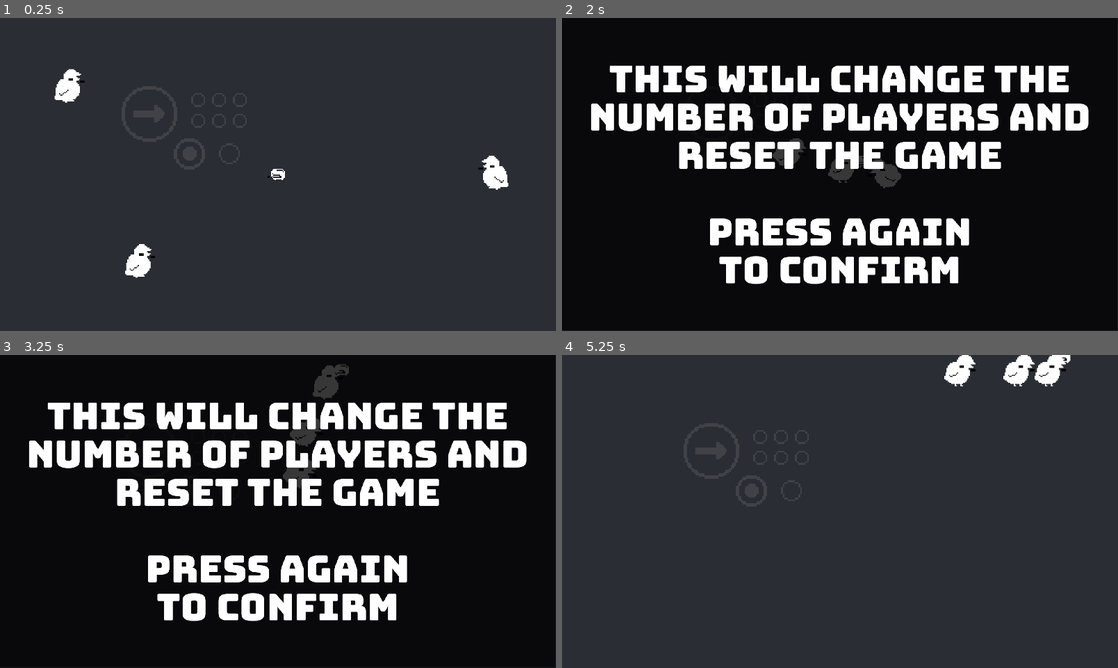
Above: before the commit, frames 1-4 (two rows, left to right).
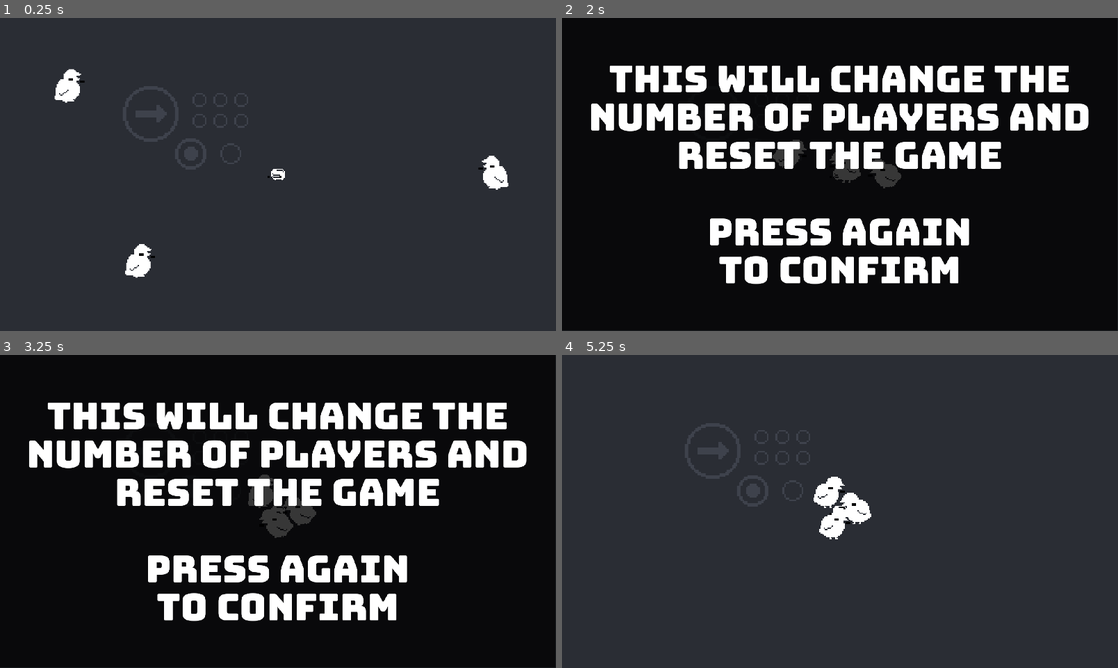
Above: after the commit, the same moments.

Repository: tm-nielsen/arcade-jam-2024
Game: Godot game, scene res://scenes/root.tscn
The game is run twice, just before and just after one commit, with the same random seed, the same clock (stepped at 60 frames per second) and the same inputs.
Inputs (mouse positions are in pixels of both pictures, inside the frame that each line leads up to):
- Up to frame 1 (0.25 s): no input
- Up to frame 2 (2 s): move the mouse to (962, 158) at 0.52 s; tap 1 (select_1_player) at 0.6 s; move the mouse to (728, 190) at 1.27 s; tap 2 (select_2_players) at 1.35 s
- Up to frame 3 (3.25 s): move the mouse to (333, 442) at 2.02 s; tap 1 (select_1_player) at 2.1 s; move the mouse to (250, 574) at 2.77 s; tap 2 (select_2_players) at 2.85 s
- Up to frame 4 (5.25 s): move the mouse to (1006, 558) at 3.52 s; tap 1 (select_1_player) at 3.6, 5.1 s; move the mouse to (673, 464) at 4.27 s; tap 2 (select_2_players) at 4.35 s; move the mouse to (867, 511) at 5.02 s

The runs differ from the first frame. In frame 2, 0.2% of the frame differs, in the area x 37-55%, y 38-53%; in frame 3, 1.6%; in frame 4, 2.1%, in the area x 45-92%, y 0-59%.

Commit message:
Added enemy corpse

Diff:
--- a/scenes/game.tscn
+++ b/scenes/game.tscn
@@ -45,8 +45,8 @@
 shape = SubResource("WorldBoundaryShape2D_rjfb1")
 
 [node name="GroundInstructions" type="Sprite2D" parent="."]
-self_modulate = Color(1, 1, 1, 0.392157)
-position = Vector2(-81, -40)
+self_modulate = Color(0.243, 0.2601, 0.3, 1)
+position = Vector2(-80, -40)
 scale = Vector2(1.5, 1.5)
 texture = ExtResource("1_yb8dm")
 
--- a/scenes/prefabs/enemy.tscn
+++ b/scenes/prefabs/enemy.tscn
@@ -1,6 +1,7 @@
-[gd_scene load_steps=11 format=3 uid="uid://snqevw5plu38"]
+[gd_scene load_steps=12 format=3 uid="uid://snqevw5plu38"]
 
 [ext_resource type="Script" path="res://scripts/enemy_controller.gd" id="1_xlscy"]
+[ext_resource type="PackedScene" uid="uid://bow8l1jgdbuyy" path="res://scenes/prefabs/enemy_corpse.tscn" id="2_0oxjx"]
 [ext_resource type="Texture2D" uid="uid://b8istm8mudtl0" path="res://sprites/enemies/bird.png" id="2_ltgag"]
 
 [sub_resource type="AtlasTexture" id="AtlasTexture_yigbq"]
@@ -55,6 +56,7 @@
 collision_mask = 13
 script = ExtResource("1_xlscy")
 animator = NodePath("Sprite2D")
+corpse_prefab = ExtResource("2_0oxjx")
 
 [node name="Sprite2D" type="AnimatedSprite2D" parent="."]
 position = Vector2(-2, -2)
--- /dev/null
+++ b/scenes/prefabs/enemy_corpse.tscn
@@ -0,0 +1,21 @@
+[gd_scene load_steps=3 format=3 uid="uid://bow8l1jgdbuyy"]
+
+[ext_resource type="Texture2D" uid="uid://d1jvwwsksybq2" path="res://sprites/enemies/bird corpse.png" id="1_7a041"]
+
+[sub_resource type="CapsuleShape2D" id="CapsuleShape2D_giy6r"]
+radius = 4.0
+height = 32.0
+
+[node name="EnemyCorpse" type="RigidBody2D"]
+modulate = Color(0.243, 0.2601, 0.3, 1)
+collision_layer = 16
+linear_damp = 2.0
+angular_damp = 2.0
+
+[node name="CollisionShape2D" type="CollisionShape2D" parent="."]
+rotation = 1.5708
+shape = SubResource("CapsuleShape2D_giy6r")
+
+[node name="Sprite2D" type="Sprite2D" parent="."]
+z_index = -1
+texture = ExtResource("1_7a041")
--- a/scenes/prefabs/player.tscn
+++ b/scenes/prefabs/player.tscn
@@ -6,7 +6,7 @@
 [ext_resource type="PackedScene" uid="uid://cy841wa2co1r1" path="res://scenes/prefabs/coin.tscn" id="3_kj3n7"]
 
 [sub_resource type="CapsuleShape2D" id="CapsuleShape2D_pak8e"]
-radius = 2.0
+radius = 4.0
 height = 12.0
 
 [sub_resource type="CircleShape2D" id="CircleShape2D_h2khi"]
@@ -15,7 +15,7 @@
 [node name="Player" type="CharacterBody2D" node_paths=PackedStringArray("animator", "coin_collection_area", "dash_timer", "coin_thrower") groups=["players"]]
 texture_filter = 1
 collision_layer = 2
-collision_mask = 13
+collision_mask = 5
 script = ExtResource("1_1n8l4")
 animator = NodePath("Sprite2D")
 coin_collection_area = NodePath("CoinCollectionArea")
@@ -23,7 +23,7 @@
 coin_thrower = NodePath("CoinThrower")
 
 [node name="CollisionShape2D" type="CollisionShape2D" parent="."]
-position = Vector2(0, 3)
+position = Vector2(0, 1)
 rotation = 1.5708
 shape = SubResource("CapsuleShape2D_pak8e")
 
--- a/scripts/coin_controller.gd
+++ b/scripts/coin_controller.gd
@@ -47,6 +47,6 @@
   add_trail_point()
 
   if body is EnemyController:
-    body.on_coin_hit(score_multiplier)
+    body.on_coin_hit(self)
 
   score_multiplier += score_multiplier_increment
--- a/scripts/enemy_controller.gd
+++ b/scripts/enemy_controller.gd
@@ -5,6 +5,7 @@
 @export var damping: float = 0.8
 @export var score_value: int = 50
 @export var animator: AnimatedSprite2D
+@export var corpse_prefab: PackedScene
 
 
 func _ready():
@@ -37,6 +38,11 @@
   return closest_position
 
 
-func on_coin_hit(score_multiplier: float):
-  # TODO: add corpse /
+func on_coin_hit(coin: CoinController):
+  var corpse = corpse_prefab.instantiate()
+  get_parent().add_child.call_deferred(corpse)
+  corpse.global_position = global_position
+  var direction = (position - coin.position).normalized()
+  corpse.linear_velocity = direction * coin.linear_velocity.length()
+
   queue_free()
Binary file added: sprites/enemies/bird corpse.png
Not shown, added: sprites/enemies/bird corpse.png.import
